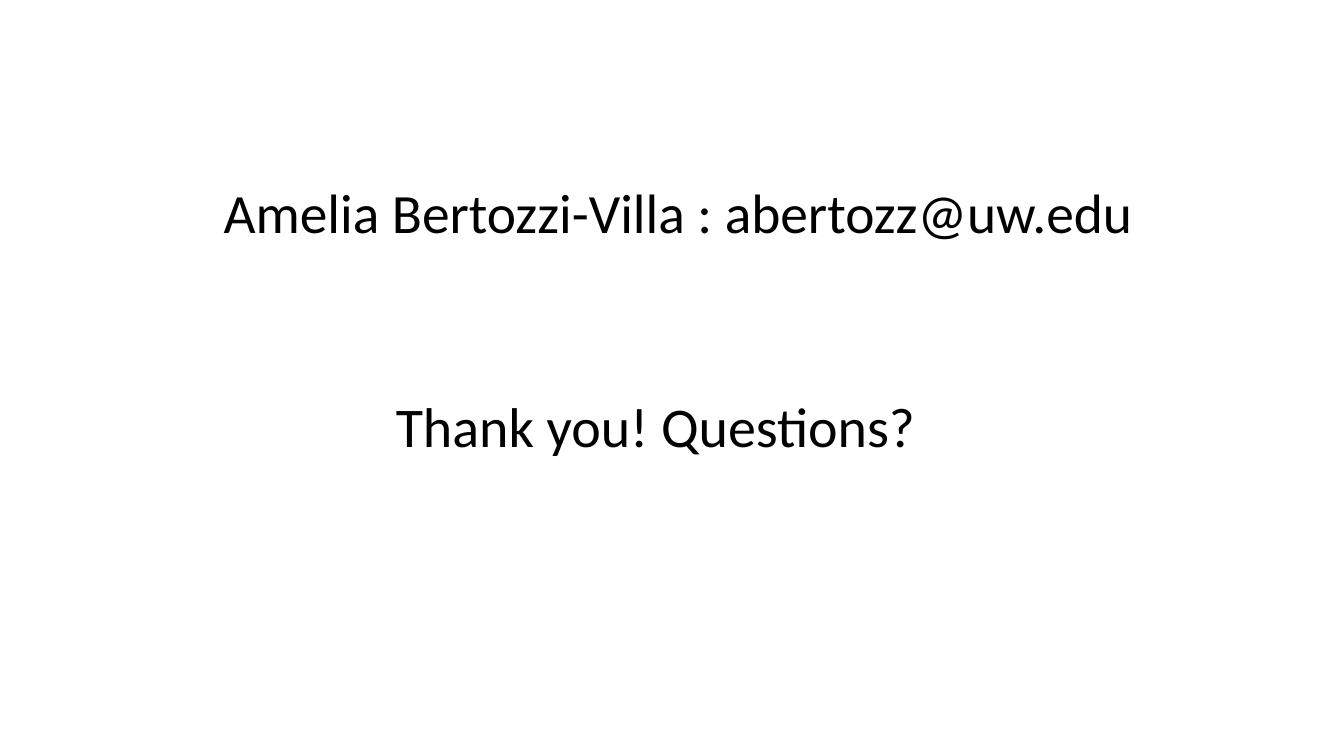
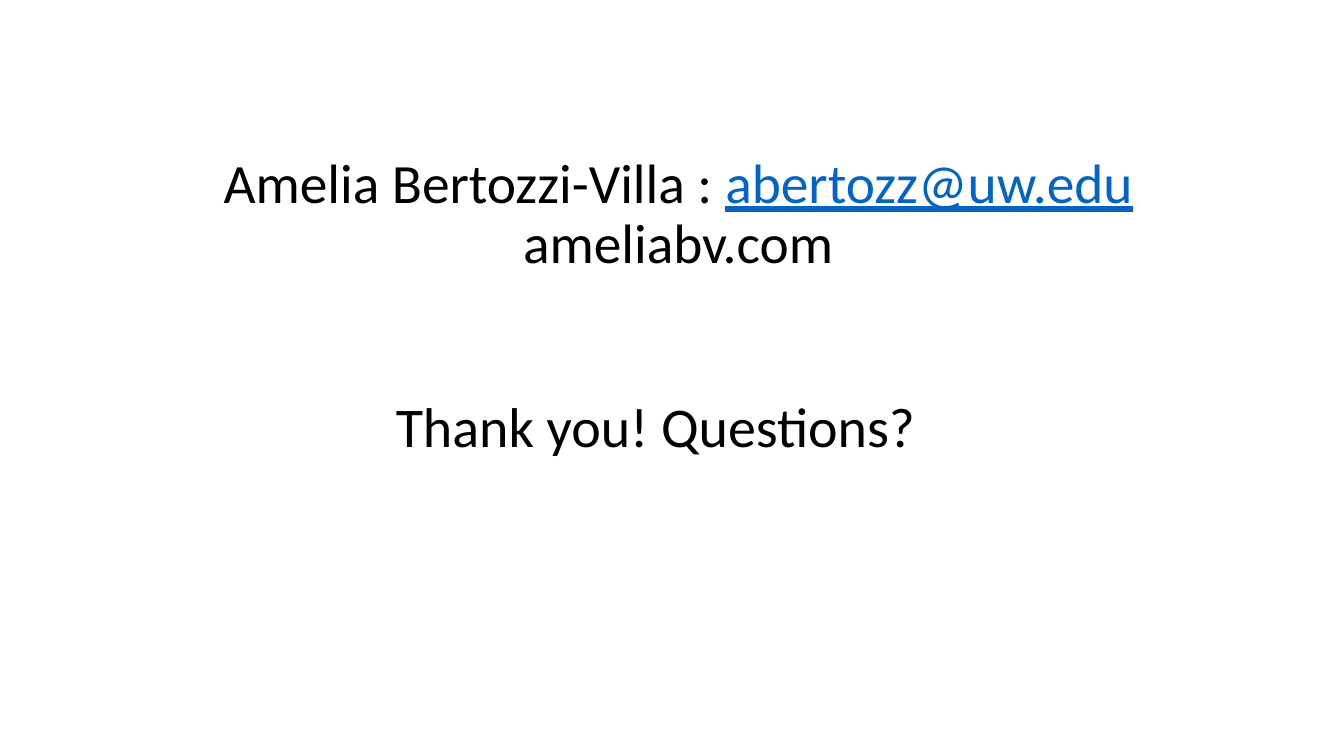
Before and after one commit to wynhsu/intro_to_r, a slide deck: slide 28 of class_3_4.pptx. Drawn at 1344x756 pixels with LibreOffice and Linux fonts; fonts in the diff are those of the drawing. Boxes give left, top, right and bottom in pixels: in the first picture for what was removed or moved away, otherwise in the second. Text is boxed around its words. In the diff, an @@ line names an element or a change of style, - is before the commit and + after.

```diff
--- a/class_3_4.pptx
+++ b/class_3_4.pptx
@@ title at (224,164,1132,264): text changed @@
-Amelia Bertozzi-Villa : abertozz@uw.edu
+Amelia Bertozzi-Villa : abertozz@uw.edu
+ameliabv.com
```
Also in this commit, not shown: 1 other slide changed, 1 other file.
